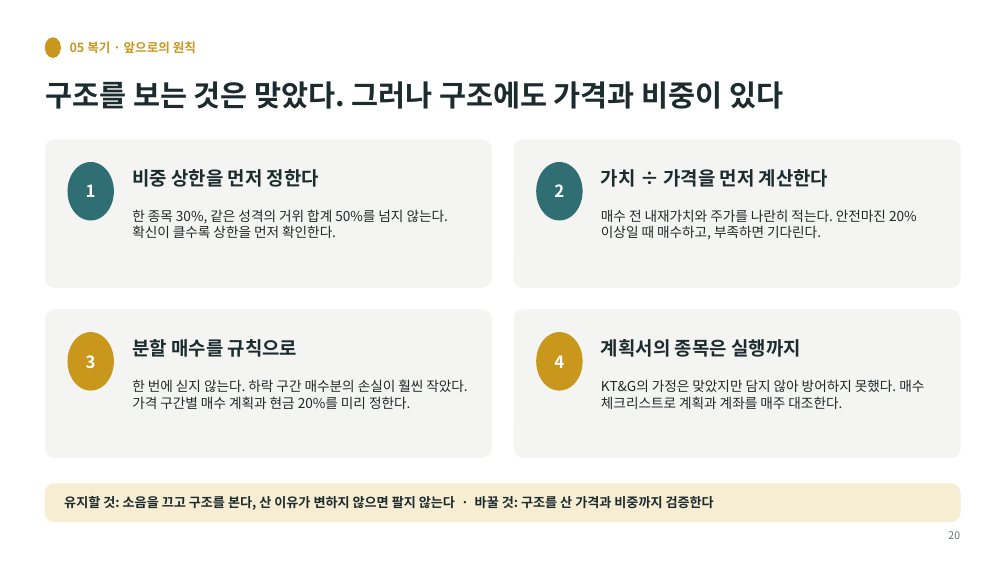
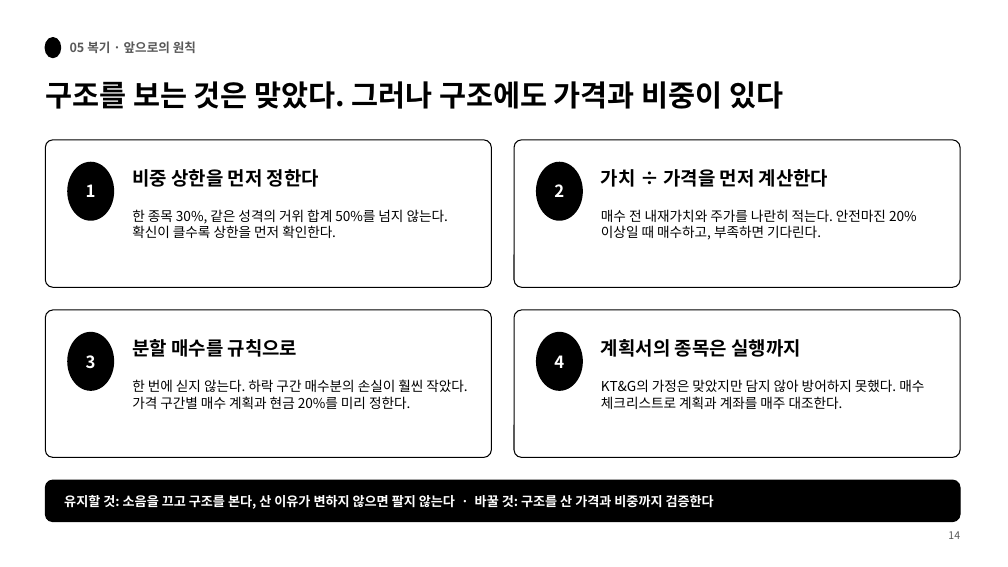
Before and after one commit to HyeonSooJ/marcap, a slide deck: slide 14 of 가치투자대회_최종보고서_정현수.pptx (slide 20 before the commit). Drawn at 1008x567 pixels with LibreOffice and Linux fonts; fonts in the diff are those of the drawing. Boxes give left, top, right and bottom in pixels: in the first picture for what was removed or moved away, otherwise in the second. Text is boxed around its words. In the diff, an @@ line names an element or a change of style, - is before the commit and + after.

```diff
--- a/가치투자대회_최종보고서_정현수.pptx
+++ b/가치투자대회_최종보고서_정현수.pptx
@@ text "05 복기 · 앞으로의 원칙" at bbox=[70, 41, 196, 53]: text colour #C9971C to #595959 @@
@@ ellipse at bbox=[68, 163, 113, 220]: fill #2F6F73 to #000000; outline #2F6F73 1 pt to #000000 1.5 pt @@
@@ ellipse at bbox=[537, 163, 582, 220]: fill #2F6F73 to #000000; outline #2F6F73 1 pt to #000000 1.5 pt @@
@@ fill #F4F5F3 to #FFFFFF; outline #F4F5F3 1 pt to #000000 1 pt; proportions changed in 4 elements at bbox=[45, 140, 492, 287], bbox=[514, 140, 960, 287], bbox=[45, 310, 492, 457], bbox=[514, 310, 960, 457] @@
@@ fill #C9971C to #000000; outline #C9971C 1 pt to #000000 1.5 pt in 3 elements at bbox=[45, 38, 60, 57], bbox=[68, 333, 113, 390], bbox=[537, 333, 582, 390] @@
@@ text colour #1C2B2D to #000000 in 5 elements at bbox=[45, 81, 783, 109], bbox=[132, 169, 319, 187], bbox=[601, 169, 829, 187], bbox=[132, 339, 298, 357], bbox=[601, 339, 801, 357] @@
@@ text colour #22282A to #000000 in 4 elements at bbox=[132, 209, 448, 238], bbox=[601, 209, 917, 240], bbox=[132, 379, 467, 409], bbox=[601, 379, 924, 409] @@
@@ rounded rectangle: place and size @@
-rounded rectangle at bbox=[45, 484, 960, 522]
+rounded rectangle at bbox=[45, 480, 960, 522]
@@ rounded rectangle at bbox=[45, 480, 960, 522]: fill #F7EDD2 to #000000; outline #F7EDD2 1 pt to #000000 1 pt; proportions changed @@
@@ text "유지할 것: 소음을 끄고 구조를 ..." at bbox=[64, 495, 714, 509]: text colour #1C2B2D to #FFFFFF @@
@@ text at bbox=[948, 531, 960, 539]: text changed; text colour #6B7477 to #595959 @@
-20
+14
```
Also in this commit, not shown: 14 other slides changed, 7 slides removed.
